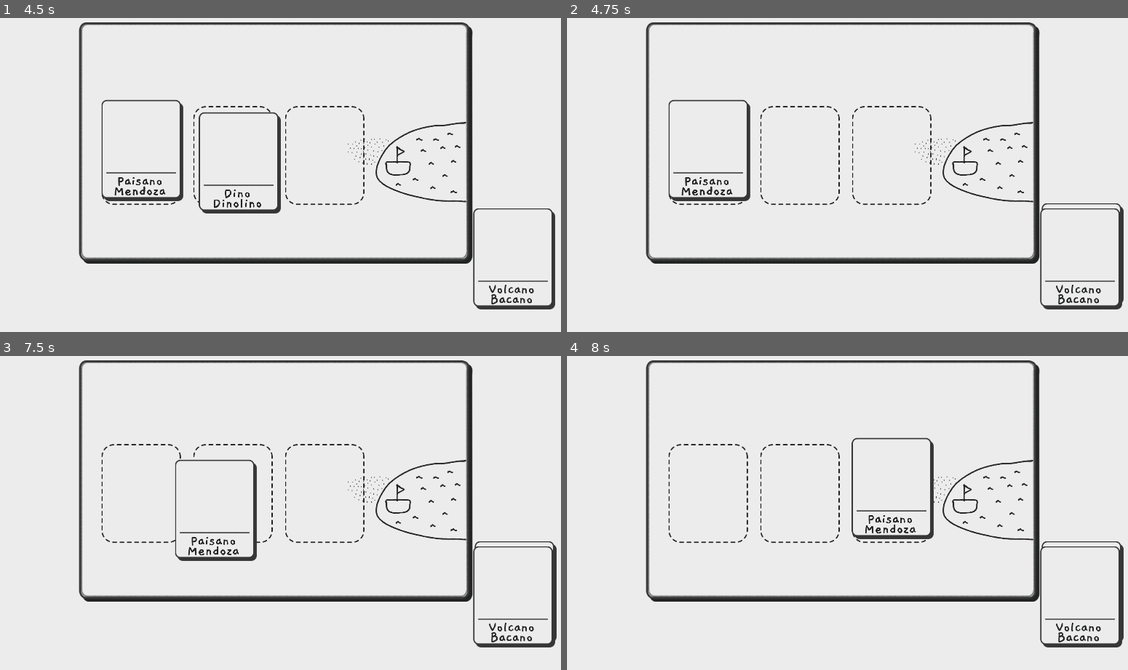
Above: before the commit, frames 1-4 (two rows, left to right).
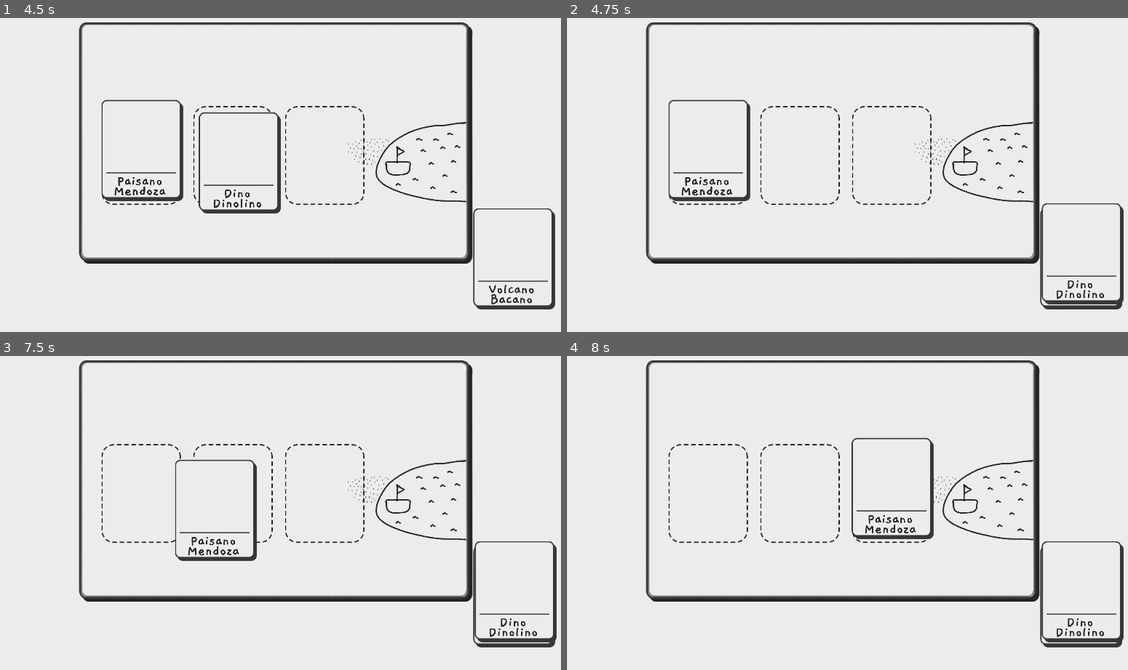
Above: after the commit, the same moments.

Repository: Perro-Viejo/los-cuentos-de-vampichoco
Game: Godot game, scene res://src/Levels/Level1.tscn
Two runs of this game, one before a commit and one after it. Both use one fixed random seed, a clock stepped at 60 frames per second and the inputs below.
Inputs (mouse positions are in pixels of both pictures, inside the frame that each line leads up to):
- Up to frame 1 (4.5 s): tap Enter at 0.5, 2.75, 4.25 s; drag from (44, 266) to (140, 156) at 0.52 s; drag from (269, 275) to (140, 156) at 1.27 s; tap Space at 2, 3.5 s; move the mouse to (510, 262) at 2.02 s; click (510, 262) at 2.17 s; drag from (246, 237) to (235, 156) at 2.77 s; move the mouse to (448, 218) at 3.52 s; click (448, 218) at 3.67 s; drag from (100, 121) to (516, 259) at 4.27 s
- Up to frame 2 (4.75 s): no input
- Up to frame 3 (7.5 s): tap Space at 5 s; move the mouse to (302, 509) at 5.02 s; click (302, 509) at 5.17 s; drag from (190, 428) to (516, 591) at 5.77 s; move the mouse to (403, 494) at 6.52 s; click (403, 494) at 6.67 s; drag from (157, 525) to (325, 494) at 7.27 s
- Up to frame 4 (8 s): no input

Frame 1 is identical in both runs. In frame 2, 0.7% of the frame differs, in the area x 84-99%, y 60-92%; in frame 3, 0.7%; in frame 4, 0.7%.

Commit message:
Arreglando lo de agarrar las cartas mas o menos, faltan ciertos casos pero ahí va la cosa

Diff:
--- a/src/GUI/Card.gd
+++ b/src/GUI/Card.gd
@@ -3,12 +3,12 @@
 export (Texture) var card_texture = null
 export (String) var title_text = ""
 
-var dragMouse = false
-var overSlot = false
+var drag_mouse = false
+var over_slot = false
 var inserted = false
 var current_slot = null
-var slotPos
-
+var slot_pos
+var prev_index=0
 func _ready():
 	$Area2D.connect('input_event', self, '_on_input_event')
 	$Area2D.connect('area_entered', self, '_on_area_entered')
@@ -18,36 +18,42 @@
 	$Area2D/Label.set_text(title_text)
 
 func _process(delta):
-	if (dragMouse):
+	if (drag_mouse):
 		set_position(get_viewport().get_mouse_position())
 
+func drag_card():
+	drag_mouse = true
+	if not $Area2D/Card.visible:
+		$Area2D/Card.show()
+
+func drop_card():
+	drag_mouse = false;
+	get_parent().remove_card()
+	if over_slot:
+		if not inserted:
+			current_slot.insert_card()
+			$Area2D/Card.hide()
+			inserted = true
+		else:
+			set_position(current_slot.get_position())
+			$Area2D/Card.hide()
+
 func _on_input_event(viewport, event, shape_idx):
-
 	if event is InputEventMouseButton:
 		if event.is_pressed():
-			dragMouse = true
-			if not $Area2D/Card.visible:
-				$Area2D/Card.show()
-
+			get_parent().add_card(self)
 		else:
-			dragMouse = false
-			if overSlot:
-				if not inserted:
-					current_slot.insert_card()
-					$Area2D/Card.hide()
-					inserted = true
-				else:
-					set_position(current_slot.get_position())
-					$Area2D/Card.hide()
+			drop_card()
 
 func _on_area_entered(other):
 	if "type" in other:
 		if other.type == 'Slot':
 			current_slot = other
-			overSlot = true
+			over_slot = true
+
 func _on_area_exited(other):
 	if "type" in other:
 		if other.type == 'Slot':
-			overSlot = false
+			over_slot = false
 		if inserted:
 			inserted = false
--- /dev/null
+++ b/src/GUI/Control.gd
@@ -0,0 +1,53 @@
+extends Control
+
+var dragging_card=false;
+var dragged_card=null;
+
+func _ready():
+	$Dino.prev_index = 1
+	$Dino.z_index = 1
+
+	$Paisano.prev_index = 2
+	$Paisano.z_index = 2
+
+	$Volcano.prev_index = 3
+	$Volcano.z_index = 3
+
+func add_card(card_to_add):
+	if dragged_card == null:
+		card_to_add.prev_index = card_to_add.z_index
+		dragged_card = card_to_add
+		dragged_card.drag_card()
+		set_indexes_accordingly(dragged_card)
+	else:
+		if card_to_add.prev_index > dragged_card.prev_index:
+			dragged_card.drop_card()
+			dragged_card = card_to_add
+			dragged_card.drag_card()
+			set_indexes_accordingly(dragged_card)
+
+func remove_card():
+	dragged_card=null
+	$Paisano.prev_index = $Paisano.z_index
+	$Volcano.prev_index = $Volcano.z_index
+	$Dino.prev_index = $Dino.z_index
+
+func set_index(card, index):
+	if index != 3:
+		if card.z_index == 3:
+			card.z_index = index
+
+func set_indexes_accordingly(card):
+	match card.name:
+		"Dino":
+			set_index($Paisano, $Dino.z_index)
+			set_index($Volcano, $Dino.z_index)
+			$Dino.z_index = 3
+		"Paisano":
+			set_index($Dino, $Paisano.z_index)
+			set_index($Volcano, $Paisano.z_index)
+			$Paisano.z_index = 3
+		"Volcano":
+			set_index($Paisano, $Volcano.z_index)
+			set_index($Dino, $Volcano.z_index)
+			$Volcano.z_index = 3
--- a/src/GUI/GUI.tscn
+++ b/src/GUI/GUI.tscn
@@ -6,6 +6,7 @@
 [ext_resource path="res://assets/_temp/Nino.jpg" type="Texture" id=4]
 [ext_resource path="res://assets/_temp/Volcan.jpg" type="Texture" id=5]
 [ext_resource path="res://src/GUI/Slot.tscn" type="PackedScene" id=6]
+[ext_resource path="res://src/GUI/Control.gd" type="Script" id=7]
 
 [node name="GUI" type="CanvasLayer"]
 
@@ -17,6 +18,7 @@
 margin_right = 4.07275
 margin_bottom = -16.2914
 mouse_filter = 2
+script = ExtResource( 7 )
 __meta__ = {
 "_edit_use_anchors_": false
 }
Not shown: 1 places in src/GUI/GUI.tscn that only renumber resources
